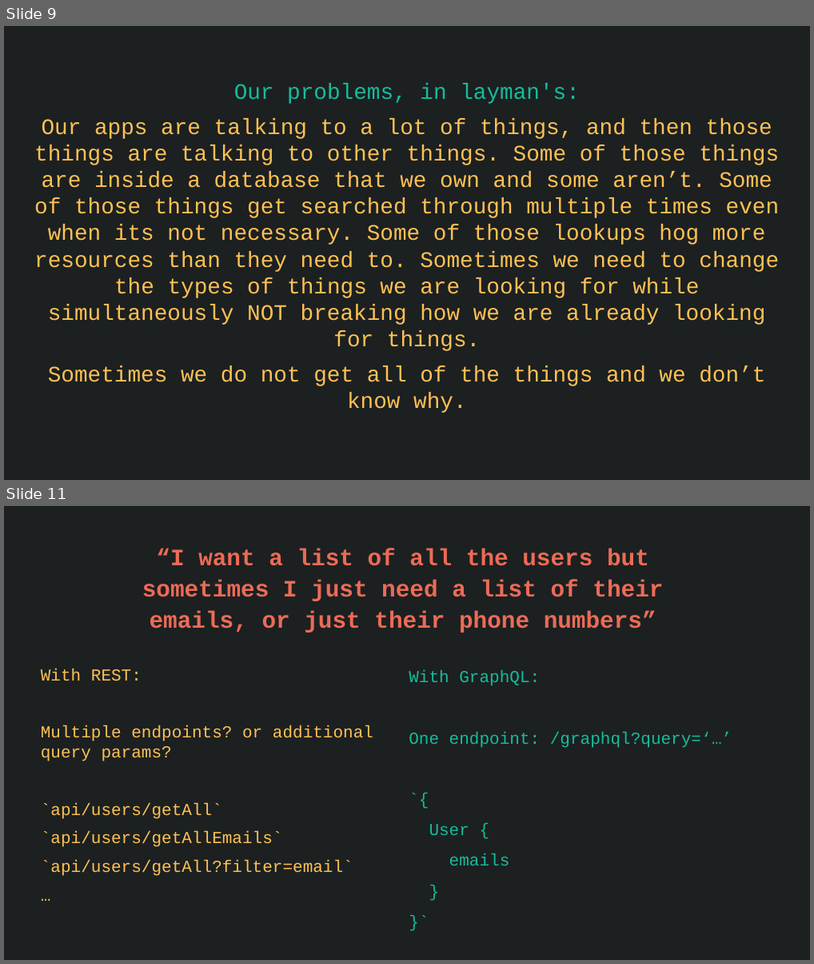
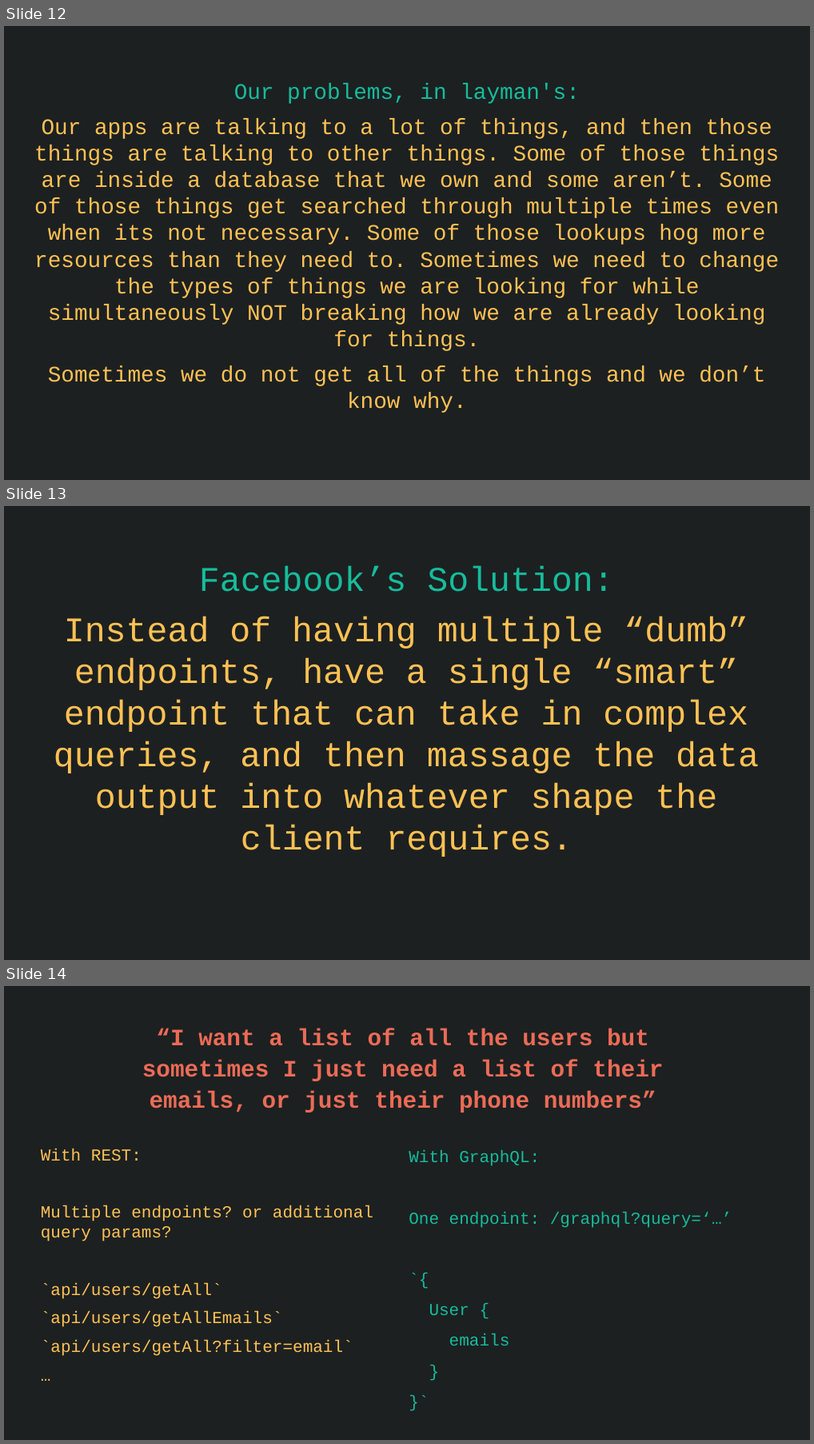
Before and after one commit to nafeu-pelmorex/pa-graphql-lnl, a slide deck: GraphQL-LNL.pptx. Shown one above the other, each under a label of ours: slides 9 and 11 before the commit, slides 12, 13 and 14 after it; the slides between them are not shown. The pictures are 814x964 and 814x1444 pixels, drawn with LibreOffice and Linux fonts; fonts in the diff are those of the drawing. Boxes give left, top, right and bottom in pixels: in the first picture for what was removed or moved away, otherwise in the second. Text is boxed around its words. In the diff, an @@ line names an element or a change of style, - is before the commit and + after.

```diff
--- a/GraphQL-LNL.pptx
+++ b/GraphQL-LNL.pptx
@@ slide 13 added at (4, 506, 810, 960), background #1C2021 @@
@@ subtitle added at (54, 566, 759, 856), 41.2 pt, text #FFC153 @@
+Facebook’s Solution:
+Instead of having multiple “dumb” endpoints, have a single “smart” endpoint that can take in complex queries, and then massage the data output into whatever shape the client requires.
@@ what was slide 9 is now slide 12 @@
@@ what was slide 11 is now slide 14 @@
```
Also in this commit, not shown: 3 slides changed, 6 other slides added, 2 slides removed, 1 other file.
